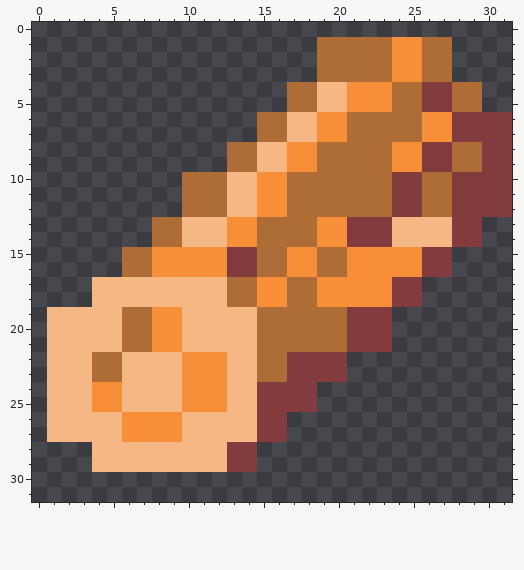
Pixel-art sprite, stored at proj/Assets/Art/resources/wood.png. The picture above is the old version.
The file is 32x32 pixels.
After:
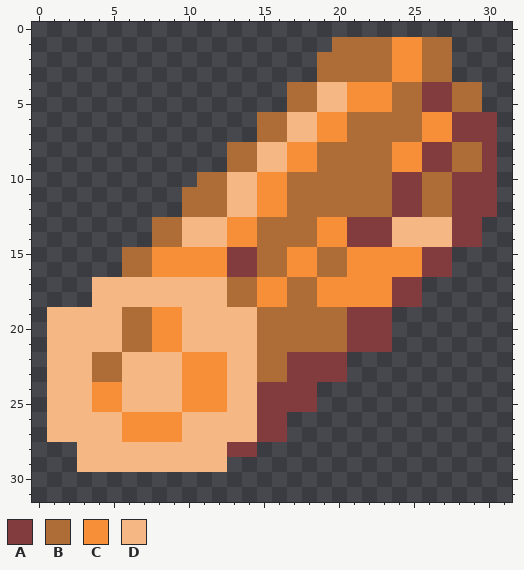
Palette (. is transparent): A #823c3d  B #ae6c37  C #f68f37  D #f5b784
What changed:
y 1: x 19 B -> .
y 6..9: x 31 A -> .
y 10: x 10 B -> .; x 31 A -> .
y 11..12: x 31 A -> .
y 28: x 3 . -> D
y 29: x 3 . -> D; x 13..14 AA -> ..
